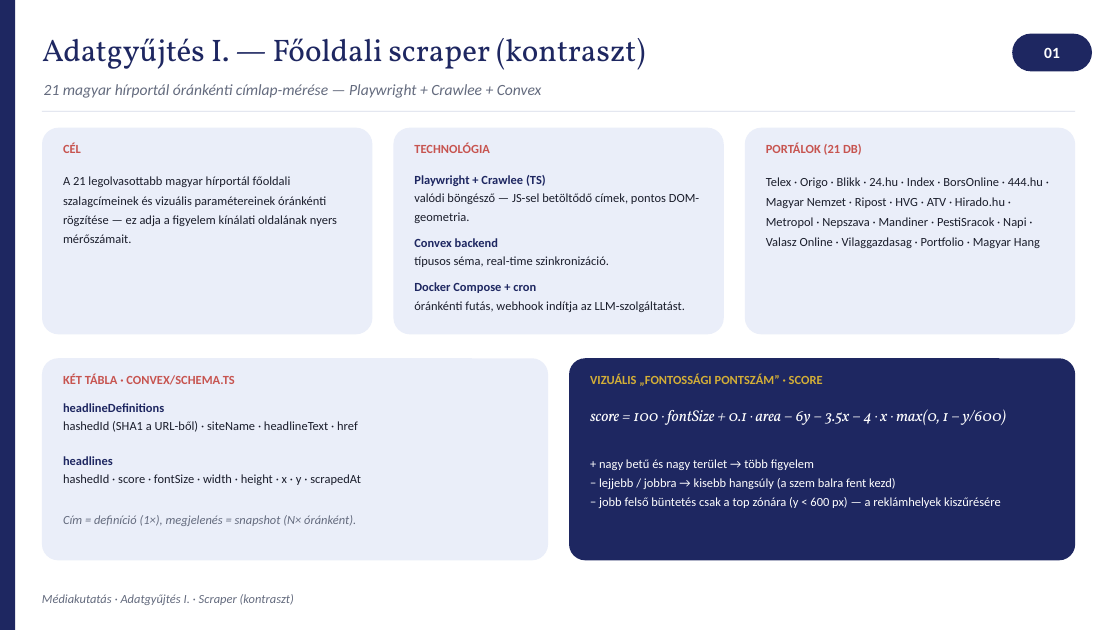
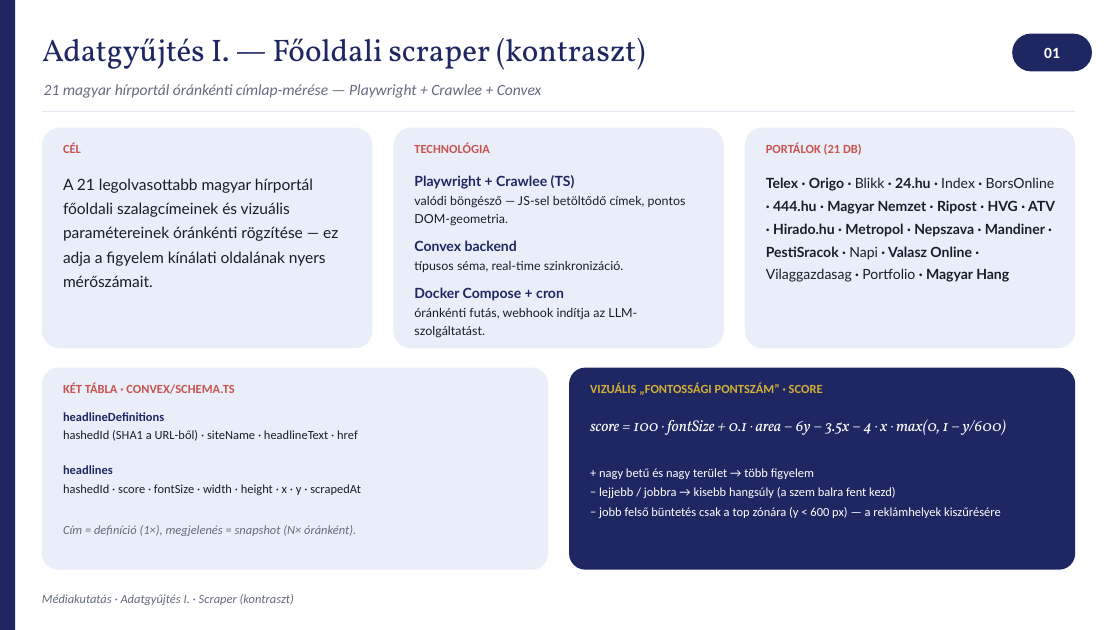
Before and after one commit to fberti/kontraszt-research, a slide deck: slide 3 of presentation/presentation_slides.pptx. Drawn at 1120x630 pixels with LibreOffice and Linux fonts; fonts in the diff are those of the drawing. Boxes give left, top, right and bottom in pixels: in the first picture for what was removed or moved away, otherwise in the second. Text is boxed around its words. In the diff, an @@ line names an element or a change of style, - is before the commit and + after.

```diff
--- a/presentation/presentation_slides.pptx
+++ b/presentation/presentation_slides.pptx
@@ rounded rectangle: place and size @@
-rounded rectangle at box(43, 128, 373, 335)
+rounded rectangle at box(43, 128, 373, 348)
@@ rounded rectangle: place and size @@
-rounded rectangle at box(393, 128, 724, 335)
+rounded rectangle at box(393, 128, 724, 348)
@@ rounded rectangle: place and size @@
-rounded rectangle at box(745, 128, 1075, 335)
+rounded rectangle at box(745, 128, 1075, 348)
@@ text "A 21 legolvasottabb magyar hírportál ..." at box(63, 178, 338, 287): size 8 to 10 pt, font Calibri to Lato @@
@@ text "Playwright + Crawlee (TS)" at box(414, 175, 686, 338): size 8 to 9 pt in "Playwright + Crawlee (TS)", "Convex backend", "Docker Compose + cron"; font Calibri to Lato @@
@@ text "Telex · Origo · Blikk ..." at box(766, 177, 1055, 282): size 8 to 9 pt, font Calibri to Lato; bold on in "Telex · Origo · · 24.hu · ..." @@
@@ rounded rectangle: place and size @@
-rounded rectangle at box(43, 358, 549, 560)
+rounded rectangle at box(43, 367, 549, 569)
@@ text "KÉT TÁBLA · CONVEX/SCHEMA.TS": place and size @@
-text "KÉT TÁBLA · CONVEX/SCHEMA.TS" at box(63, 374, 234, 385)
+text "KÉT TÁBLA · CONVEX/SCHEMA.TS" at box(63, 383, 234, 394)
@@ rounded rectangle: place and size @@
-rounded rectangle at box(569, 358, 1075, 560)
+rounded rectangle at box(569, 367, 1075, 569)
@@ text "VIZUÁLIS „FONTOSSÁGI PONTSZÁM” · SCORE": place and size @@
-text "VIZUÁLIS „FONTOSSÁGI PONTSZÁM” · SCORE" at box(590, 374, 823, 386)
+text "VIZUÁLIS „FONTOSSÁGI PONTSZÁM” · SCORE" at box(590, 383, 823, 395)
@@ text "headlineDefinitions": place and size @@
-text "headlineDefinitions" at box(63, 403, 361, 526)
+text "headlineDefinitions" at box(63, 412, 361, 536)
@@ text "score = 100 · fontSize ...": place and size @@
-text "score = 100 · fontSize ..." at box(590, 409, 1007, 508)
+text "score = 100 · fontSize ..." at box(590, 419, 1007, 518)
```
Also in this commit, not shown: 17 other slides changed, 2 other files.
